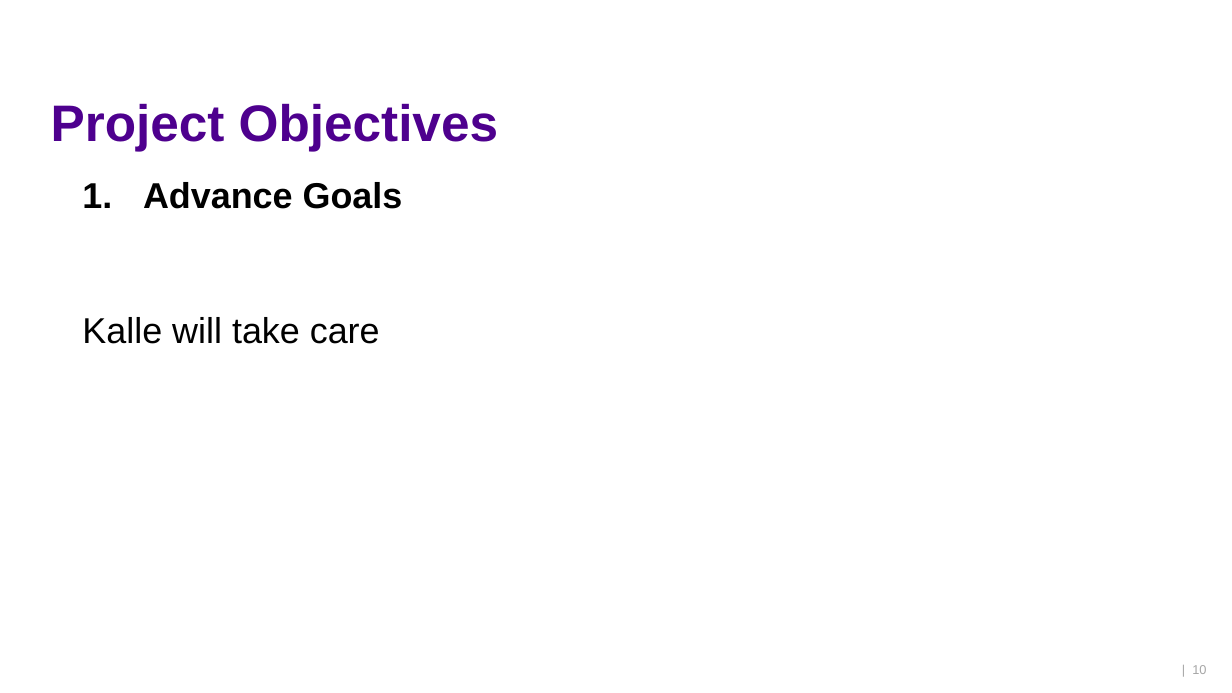
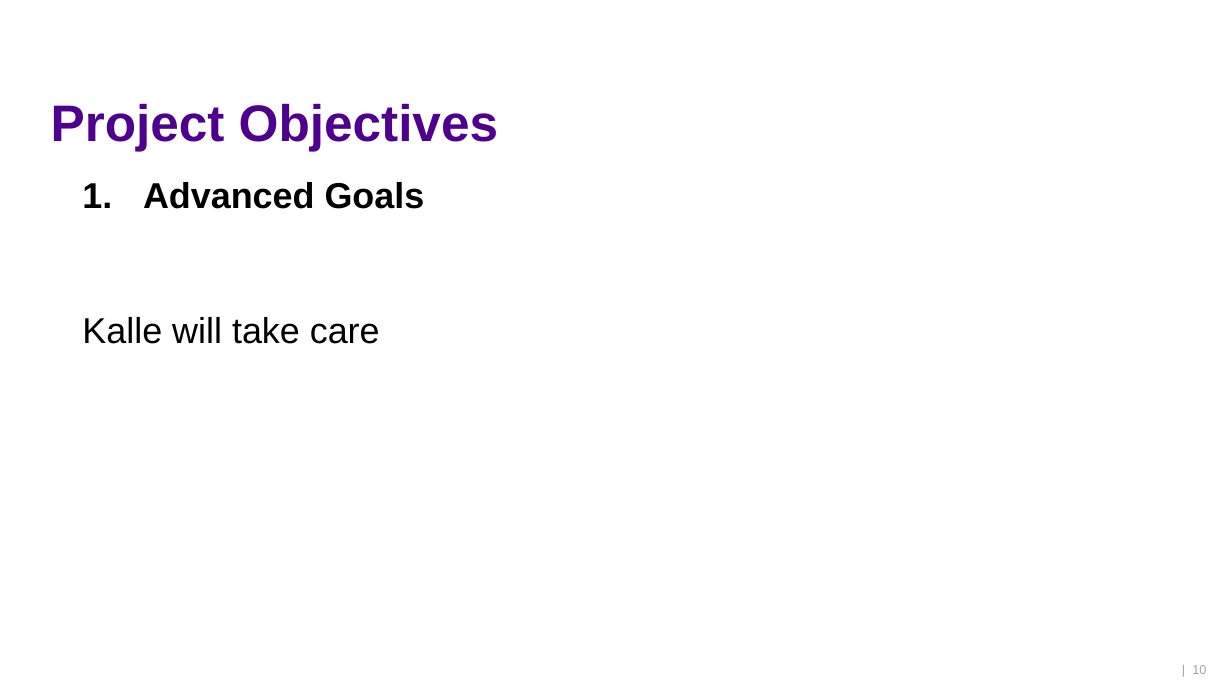
Before and after one commit to ktlhtn/AutoSTAnnot, a slide deck: slide 10 of Power point files/Project plan report.pptx. Drawn at 1232x693 pixels with LibreOffice and Linux fonts; fonts in the diff are those of the drawing; background and template pictures are left out. Boxes give left, top, right and bottom in pixels: in the first picture for what was removed or moved away, otherwise in the second. Text is boxed around its words. In the diff, an @@ line names an element or a change of style, - is before the commit and + after.

Commit message:
Minor modifications to the project plan

```diff
--- a/Power point files/Project plan report.pptx
+++ b/Power point files/Project plan report.pptx
@@ text at (x1=143, y1=182, x2=425, y2=209): text changed @@
-  1. Advance Goals
+  1. Advanced Goals
```
Also in this commit, not shown: 1 other slide changed, 20 other files.
